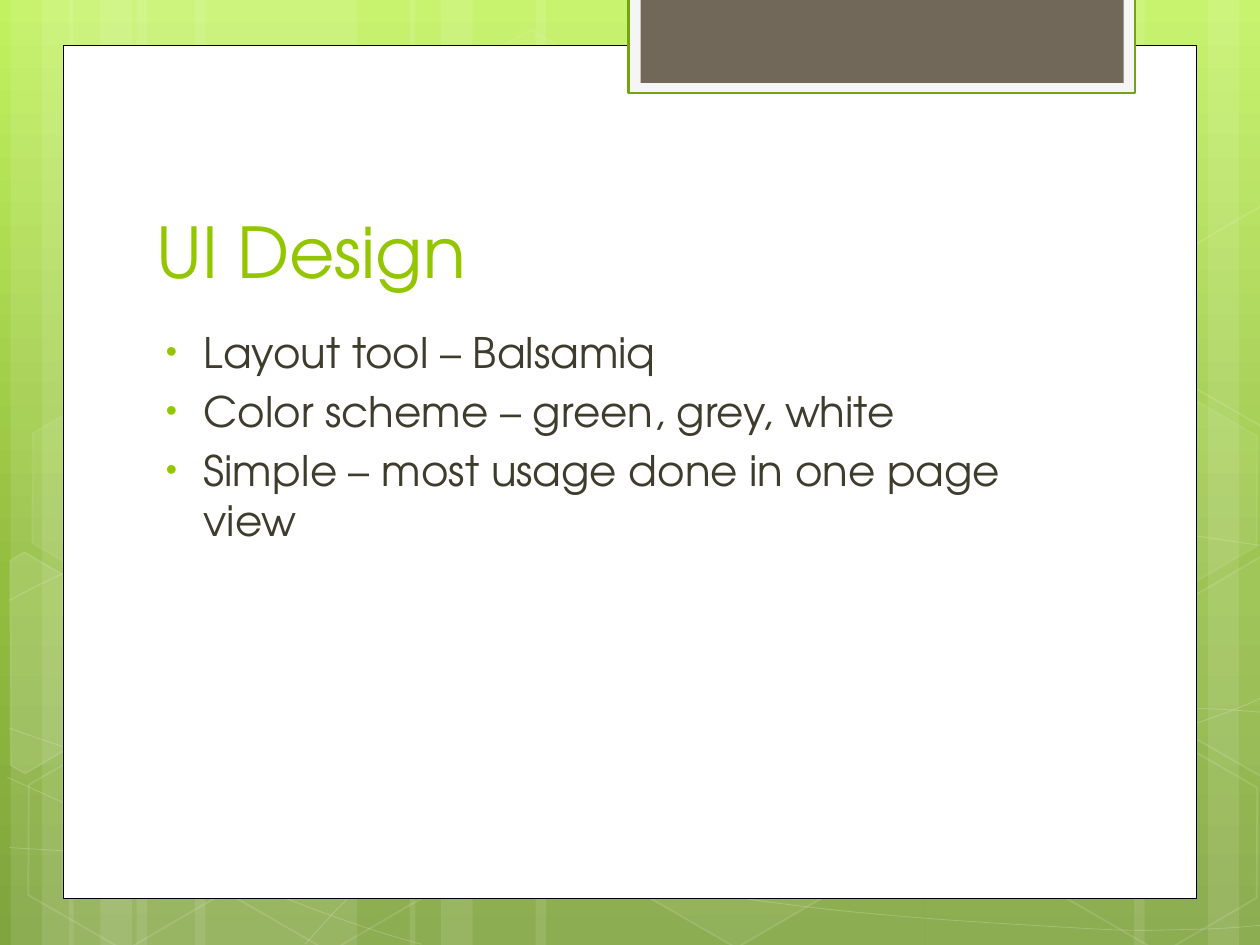
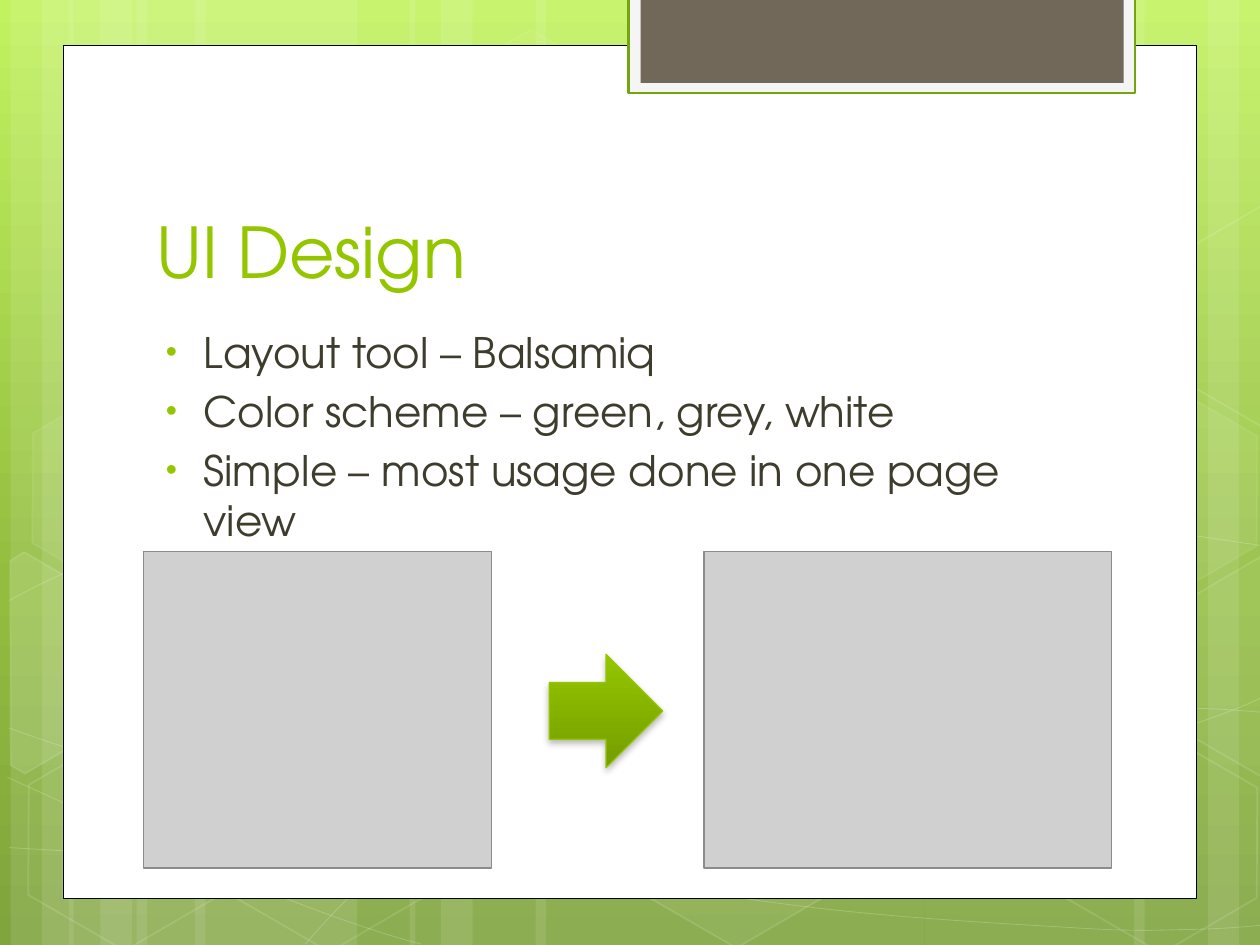
Before and after one commit to Ninjinkai/Couch-Level-Project, a slide deck: slide 8 of Final_Presentation.pptx (slide 5 before the commit). Drawn at 1260x945 pixels with LibreOffice and Linux fonts; fonts in the diff are those of the drawing; grey boxes stand for pictures. Boxes give left, top, right and bottom in pixels: in the first picture for what was removed or moved away, otherwise in the second. Text is boxed around its words. In the diff, an @@ line names an element or a change of style, - is before the commit and + after.

```diff
--- a/Final_Presentation.pptx
+++ b/Final_Presentation.pptx
@@ text "Layout tool – Balsamiq" rewrapped from (x1=204, y1=337, x2=1000, y2=537) to (x1=204, y1=337, x2=1000, y2=556) @@
@@ picture added at (x1=144, y1=552, x2=491, y2=868) @@
@@ picture added at (x1=704, y1=552, x2=1113, y2=868) @@
@@ right arrow added at (x1=549, y1=654, x2=663, y2=767), fill gradient #94C600 to #769D00, outline #94C600 0.75 pt @@
```
Also in this commit, not shown: 5 other slides changed, 6 slides added, 1 other file.
